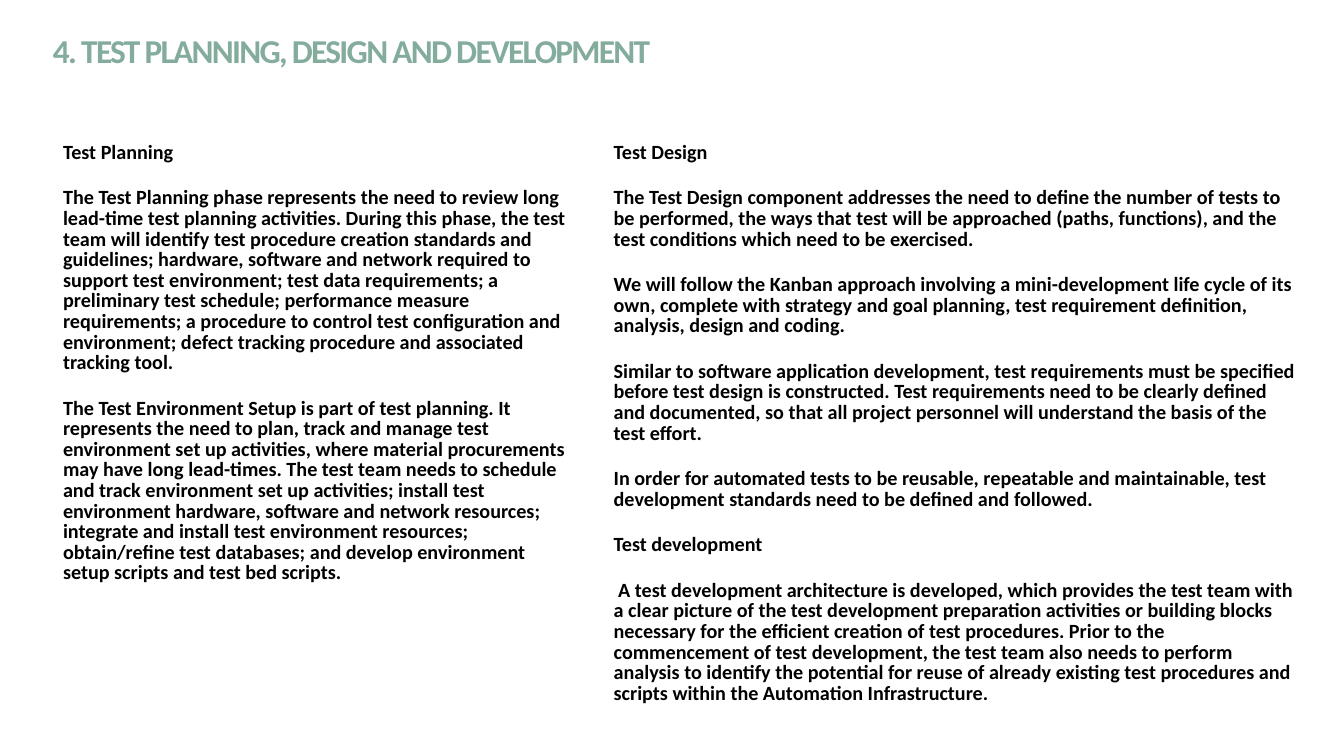
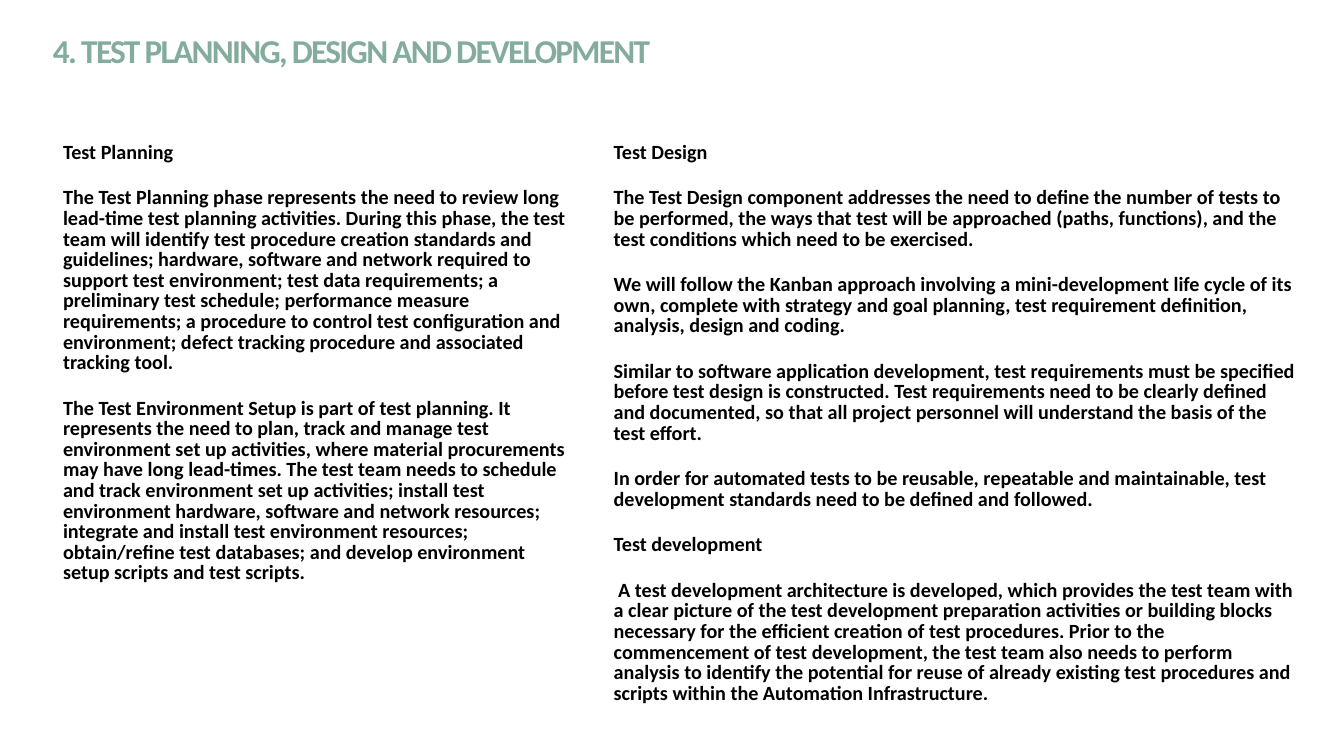
Before and after one commit to seyous/SAMQinetic, a slide deck: slide 10 of Documents/Proposed Automation Testing Methodology.pptx. Drawn at 1344x756 pixels with LibreOffice and Linux fonts; fonts in the diff are those of the drawing. Boxes give left, top, right and bottom in pixels: in the first picture for what was removed or moved away, otherwise in the second. Text is boxed around its words. In the diff, an @@ line names an element or a change of style, - is before the commit and + after.

```diff
--- a/Documents/Proposed Automation Testing Methodology.pptx
+++ b/Documents/Proposed Automation Testing Methodology.pptx
@@ text at [63,401,565,583]: text changed @@
-The Test Environment Setup is part of test planning. It represents the need to plan, track and manage test environment set up activities, where material procurements may have long lead-times. The test team needs to schedule and track environment set up activities; install test environment hardware, software and network resources; integrate and install test environment resources; obtain/refine test databases; and develop environment setup scripts and test bed scripts.
+The Test Environment Setup is part of test planning. It represents the need to plan, track and manage test environment set up activities, where material procurements may have long lead-times. The test team needs to schedule and track environment set up activities; install test environment hardware, software and network resources; integrate and install test environment resources; obtain/refine test databases; and develop environment setup scripts and test scripts.
```
Also in this commit, not shown: 2 other slides changed, 33 other files.
